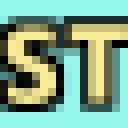
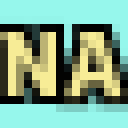
The second 128px x 128px image is a revision of the first. Changes to its layers:
painted on "Text #1" over [0, 24, 128, 104]
painted on "frame" over [0, 16, 128, 112]
